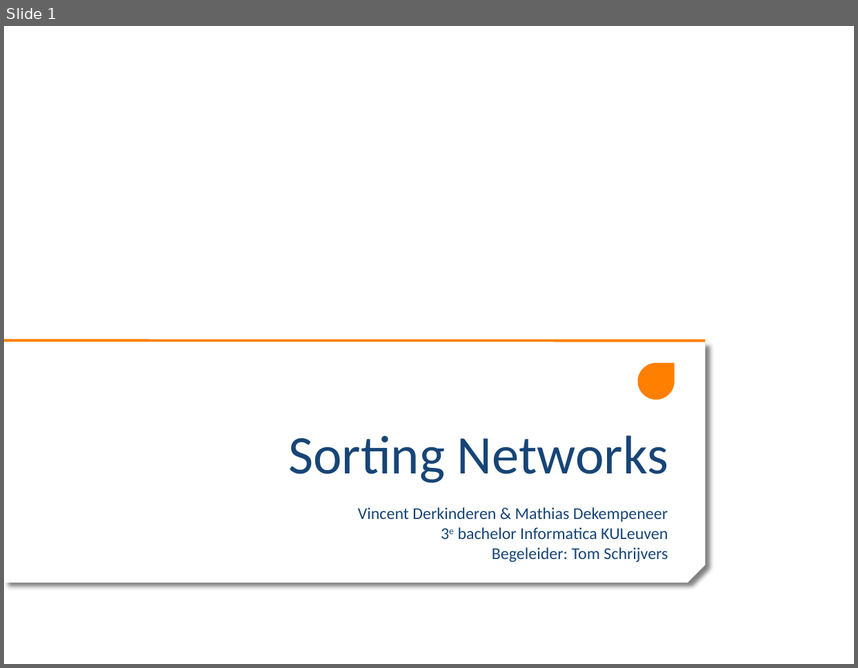
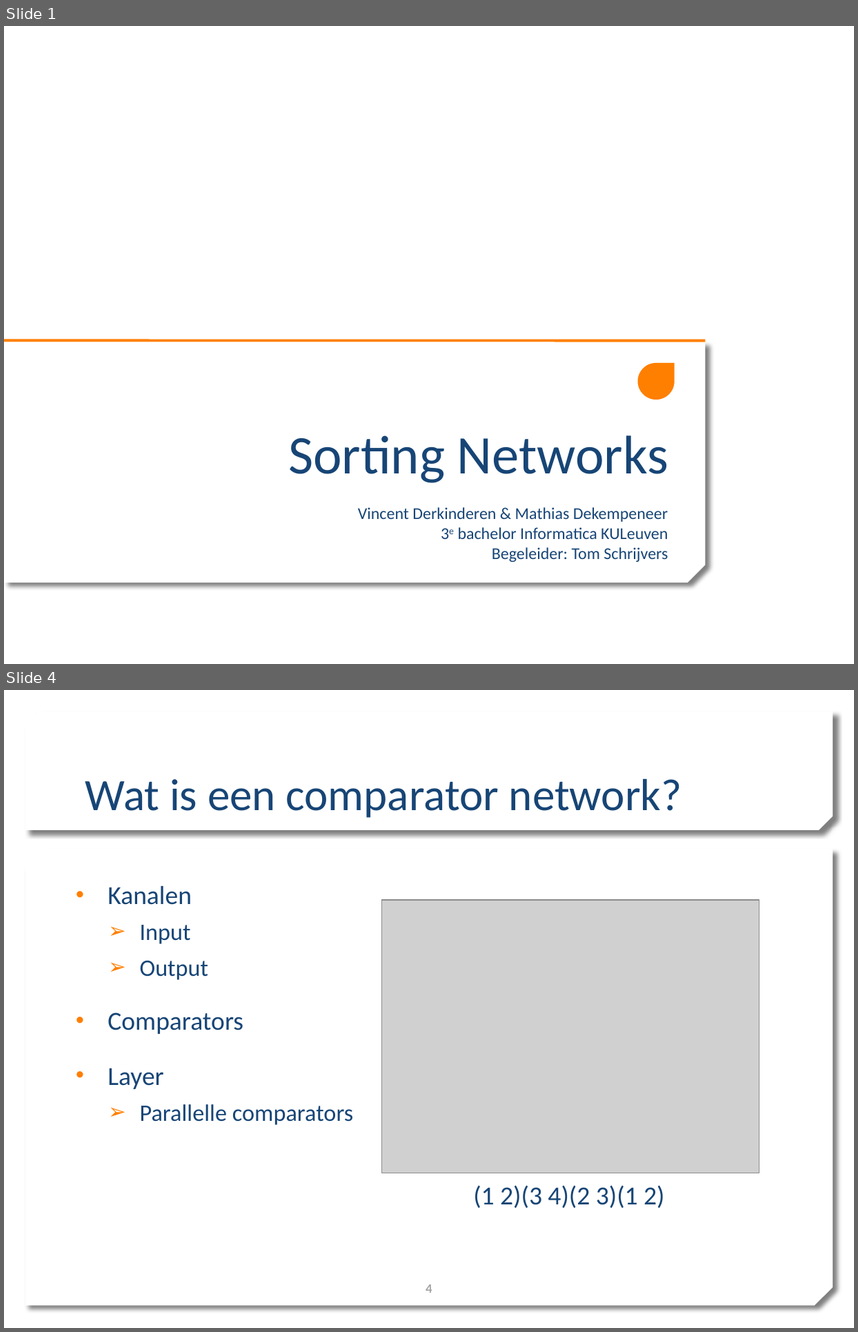
Before and after one commit to mdekempeneer/Research-Optimal-Size-Sorting-Networks, a slide deck: PPP1_WV.pptx. Shown one above the other, each under a label of ours: slide 1 before the commit, slides 1 and 4 after it; the slides between them are not shown. The pictures are 858x668 and 858x1332 pixels, drawn with LibreOffice and Linux fonts; fonts in the diff are those of the drawing; grey boxes stand for pictures; background and template pictures are left out. Boxes give left, top, right and bottom in pixels: in the first picture for what was removed or moved away, otherwise in the second. Text is boxed around its words. In the diff, an @@ line names an element or a change of style, - is before the commit and + after.

```diff
--- a/PPP1_WV.pptx
+++ b/PPP1_WV.pptx
@@ slide 4 added at (4,690,854,1328), background picture (left out) @@
@@ snip diag rect added at (25,711,833,830), fill #FFFFFF @@
@@ title added at (85,779,682,818), 38 pt, text #174576 @@
+Wat is een comparator network?
@@ snip diag rect added at (25,849,833,1305), fill #FFFFFF @@
@@ text added at (107,886,353,1125), 20 pt, text #174576 @@
+• Kanalen
+  ➢ Input
+  ➢ Output
+• Comparators
+• Layer
+  ➢ Parallelle comparators
@@ picture added at (382,900,760,1173) @@
@@ text added at (473,1185,664,1208), 22 pt, text #174576 @@
+(1 2)(3 4)(2 3)(1 2)
@@ page number added at (426,1284,432,1292), 11 pt, text #A6A6A6, bold @@
+4
```
Also in this commit, not shown: 17 slides changed, 3 other slides added, 5 slides removed.
